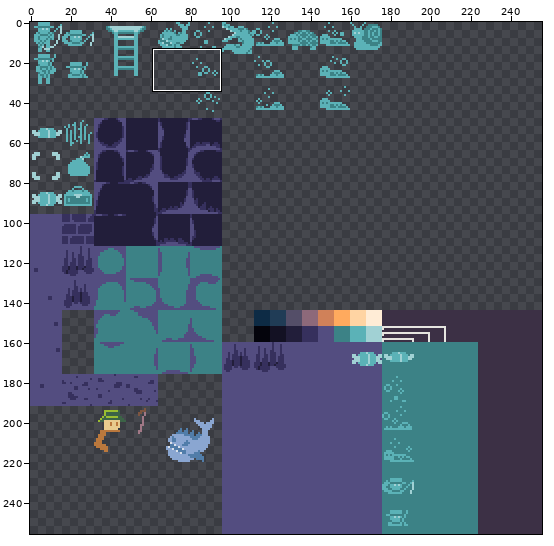
File history of a sprite sheet, assets/sprites.png. Above: a wide view before the commit, with the close-up outlined.
Close-up. Earlier state:
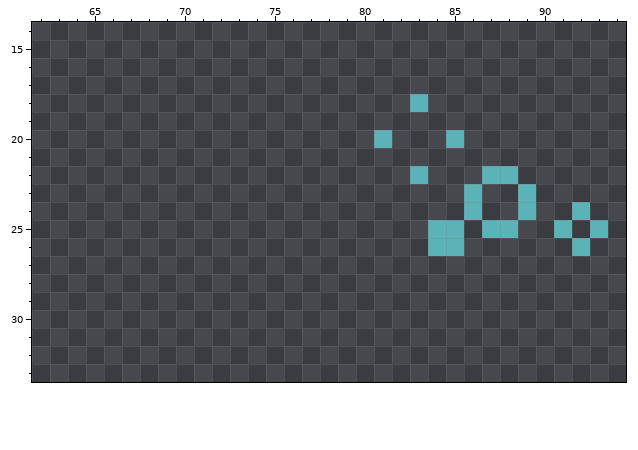
The file is 256x256 pixels. Shown: x 62..94, y 14..33. The commit also changed other parts of the picture, which this record leaves out.
And afterwards:
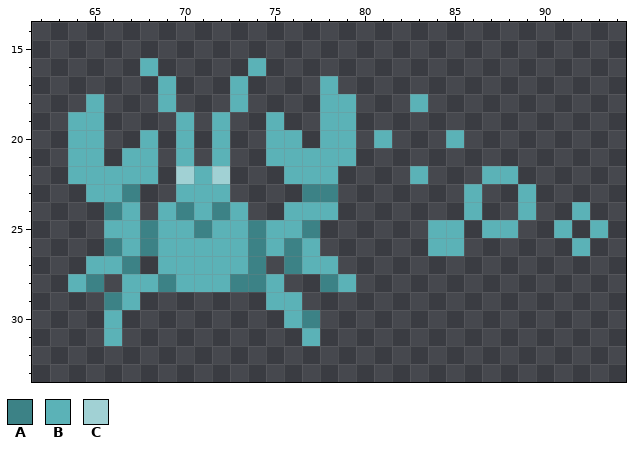
Palette (. is transparent): A #3c8286  B #5bb2b7  C #a1d1d4
What changed:
Colour A now appears in row 23 at x 67 and 77 to 78; in row 24 at x 66, 70 and 72; in row 25 at x 68, 71, 74 and 77; in row 26 at x 66, 68, 74 and 76; in row 27 at x 67, 74 and 76; in row 28 at x 65, 69, 73 to 74 and 78.
Colour A now appears in row 29 at x 66; in row 30 at x 77.
Colour B now appears in row 16 at x 68 and 74; in row 17 at x 69, 73 and 78; in row 18 at x 65, 69, 73 and 78 to 79; in row 19 at x 64 to 65, 70, 72, 75 and 78 to 79; in row 20 at x 64 to 65, 68, 70, 72, 75 to 76 and 78 to 79; in row 21 at x 64 to 65, 67 to 68, 70, 72 and 75 to 79.
Colour B now appears in row 22 at x 64 to 68, 71 and 76 to 78; in row 23 at x 65 to 66 and 70 to 72; in row 24 at x 67, 69, 71, 73 and 76 to 78; in row 25 at x 66 to 67, 69 to 70, 72 to 73 and 75 to 76; in row 26 at x 67, 69 to 73, 75 and 77; in row 27 at x 65 to 66, 69 to 73 and 77 to 78.
Colour B now appears in row 28 at x 64, 67 to 68, 70 to 72, 75 and 79; in row 29 at x 67 and 75 to 76; in row 30 at x 66 and 76; in row 31 at x 66 and 77.
Colour C now appears in row 22 at x 70 and 72.
